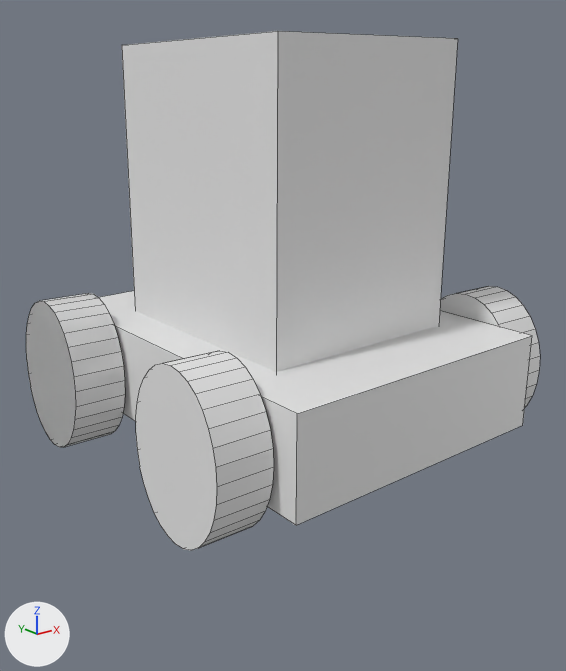
The FBX model Assets/TDTK/Prefabs/Creeps/Gabarits/hiboux.fbx, before and after one commit.
The view is the same before and after, from a 50 mm lens placed at (-0.362, -0.456, 0.237), pointed at (0.025, 0.028, 0.043). The lights are fixed; the arrows at lower left show +X, +Y and +Z. Mesh edges are drawn as thin lines.
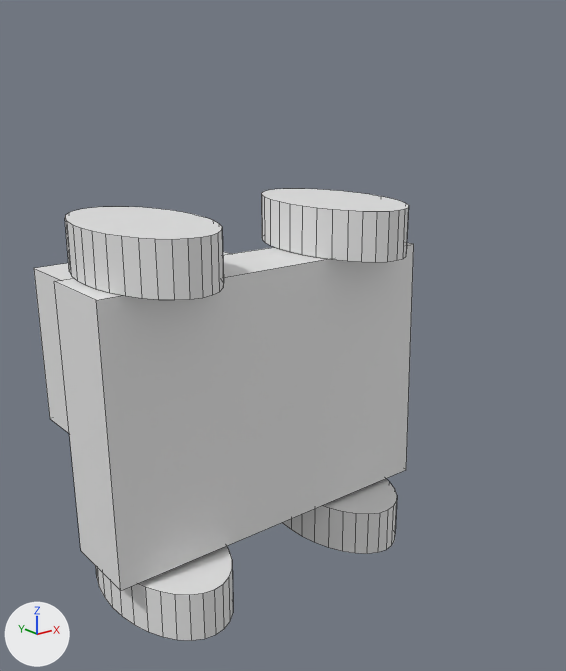
Where the change shows, as pixel boxes [x1, y1, x2, y2] in the pictures (566 x 671 px; the box of a moved part takes in the faces that stretch with it):
'Cylinder.004', reshaped, turned, rescaled
    before: [26, 31, 540, 550]
    after: [34, 188, 414, 641]
part 1 of me_cylinder_022, moved or reshaped
    before: [136, 351, 274, 550]
    after: [96, 546, 233, 641]
part 2 of me_cylinder_022, moved or reshaped
    before: [122, 31, 458, 372]
    after: [34, 252, 230, 433]
part 3 of me_cylinder_022, moved or reshaped
    before: [99, 291, 532, 525]
    after: [54, 243, 414, 591]
part 4 of me_cylinder_022, moved or reshaped
    before: [26, 293, 125, 447]
    after: [282, 479, 397, 554]
part 5 of me_cylinder_022, moved or reshaped (not visible before)
    after: [261, 188, 409, 262]
part 6 of me_cylinder_022, moved or reshaped
    before: [440, 286, 540, 407]
    after: [65, 206, 224, 300]
part 7 of me_cylinder_022, deleted
    before: [26, 294, 125, 446]

Edits to the bpy script that builds the scene:
```text
Change me_cylinder_022:
    where me_cylinder_022.from_pydata(...)  # 336 vertices, 182 faces; spans x -0.253..0.027, y -0.2..0.2, z -0.151..0.148
    used by ob_cylinder_004; location = (0.0, 0.0, 0.0); rotation_euler = (0.0, 1.585, 0.0), in degrees (0, 91, 0); scale = (1.07, 0.75, 1.0)
    me_cylinder_022 part 1: the loose piece of 64 vertices spanning x -0.08..0.027, y -0.178..-0.057, z -0.151..-0.111 is moved by (0.0, -0.007, 0.0)
    me_cylinder_022 part 2: the loose piece of 8 vertices spanning x -0.253..-0.054, y -0.122..0.122, z -0.078..0.076 is scaled about the mesh origin by (0.712, 1, 1)
    me_cylinder_022 part 3: the loose piece of 8 vertices spanning x -0.067..0.003, y -0.2..0.2, z -0.109..0.108 is scaled about the mesh origin by (0.712, 1, 1)
    me_cylinder_022 part 4: the loose piece of 64 vertices spanning x -0.08..0.027, y 0.062..0.183, z -0.151..-0.111 is moved by (0.0, -0.006, 0.0)
    me_cylinder_022 part 5: the loose piece of 64 vertices spanning x -0.084..0.024, y 0.062..0.183, z 0.109..0.148 is moved by (0.001, -0.006, 0.0)
    me_cylinder_022 part 6: the loose piece of 64 vertices spanning x -0.084..0.024, y -0.178..-0.057, z 0.109..0.148 is moved by (0.001, -0.007, 0.0)
    me_cylinder_022 part 7: the loose piece of 64 vertices spanning x -0.08..0.027, y 0.062..0.183, z -0.151..-0.111 is deleted
Change ob_cylinder_004:
    ob_cylinder_004.rotation_euler: (0.0, 1.585, 0.0) -> (0.00349, 0.00698, -1.571)  # degrees (0, 91, 0) -> degrees (0.2, 0.4, -90)
    ob_cylinder_004.scale: (1.07, 0.75, 1.0) -> (1.45, 0.75, 1.0)
```
